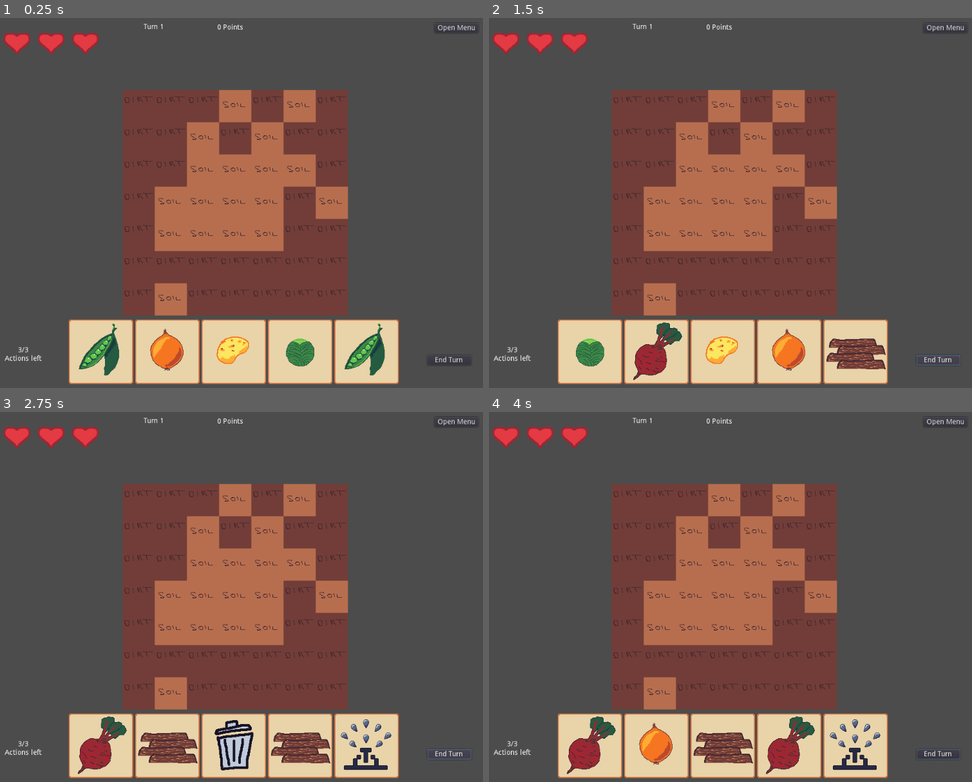
Above: before the commit, frames 1-4 (two rows, left to right).
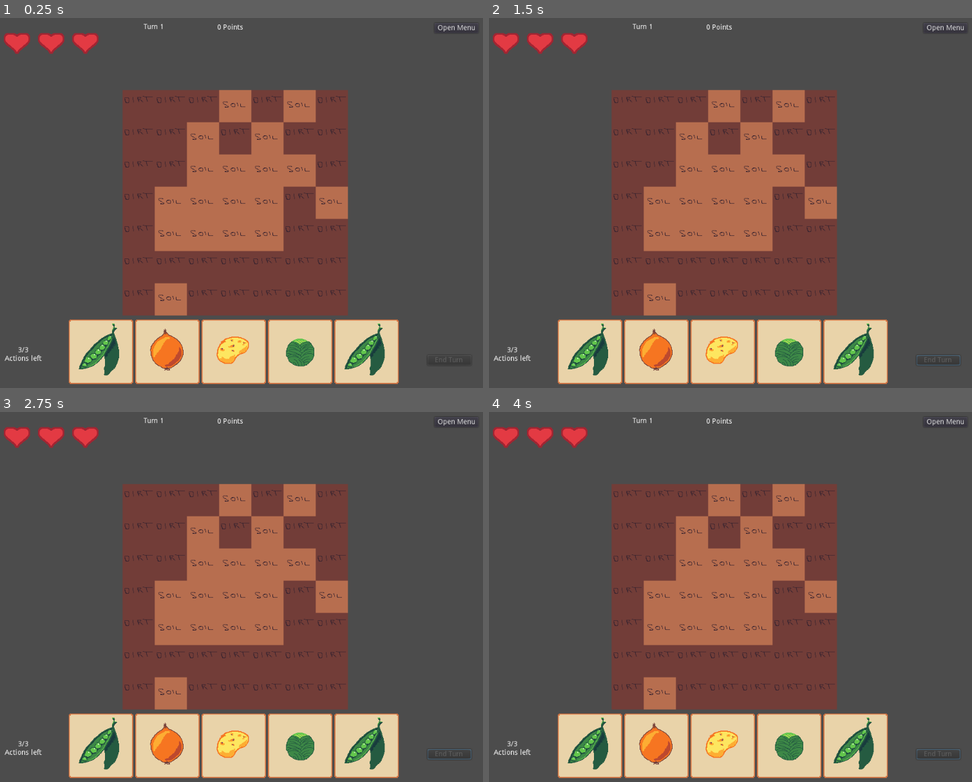
Above: after the commit, the same moments.

Repository: Rellikiox/Harvest-Season
Game: Godot game, scene res://Game.tscn
Two runs of this game, one before a commit and one after it. Both use one fixed random seed, a clock stepped at 60 frames per second and the inputs below.
Inputs (mouse positions are in pixels of both pictures, inside the frame that each line leads up to):
- Up to frame 1 (0.25 s): no input
- Up to frame 2 (1.5 s): click "Open Menu" at 0.5 s; click (938, 358) at 1.25 s, where only the run before the commit has a clickable "End Turn"
- Up to frame 3 (2.75 s): click (449, 752) at 2 s, where only the run before the commit has a clickable "End Turn"
- Up to frame 4 (4 s): click (938, 752) at 2.75 s, where only the run before the commit has a clickable "End Turn"; tap Enter at 3.5 s; move the mouse to (836, 578) at 3.52 s; press the mouse at (836, 578) at 3.53 s

The runs differ from the first frame. In frame 1, less than 0.1% of the frame differs, in the area x 90-96%, y 91-94%; in frame 2, 2.9%; in frame 3, 4.3%, in the area x 16-96%, y 82-98%; in frame 4, 3.4%.

Commit message:
Force 3 cards to be played
- The UI buttons are disabled unles you play three cards

Diff:
--- a/cards/TurnManager.gd
+++ b/cards/TurnManager.gd
@@ -34,6 +34,7 @@
 	actions_left -= 1
 	if actions_left == 0:
 		UI.disable_cards()
+		UI.enable_end_turn()
 	UI.set_actions(actions_left, ACTIONS_PER_TURN)
 
 
@@ -45,6 +46,7 @@
 func trigger_turn_start():
 	var new_cards = Deck.draw_cards(5)
 	UI.set_cards(new_cards)
+	UI.enable_end_turn(false)
 
 
 func _on_crop_death():
--- a/ui/Game_UI.gd
+++ b/ui/Game_UI.gd
@@ -64,6 +64,10 @@
 		heart.texture = HeartFull if idx + 1 <= n_lives else HeartEmpty
 
 
+func enable_end_turn(enabled=true):
+	$HUD/EndTurn.disabled = not enabled
+
+
 # Gameover
 
 func Gameover_init():
--- a/ui/Game_UI.tscn
+++ b/ui/Game_UI.tscn
@@ -60,7 +60,7 @@
 margin_bottom = 128.0
 card_type = 4
 
-[node name="Open Menu" type="Button" parent="HUD"]
+[node name="OpenMenu" type="Button" parent="HUD"]
 anchor_left = 1.0
 anchor_right = 1.0
 margin_left = -112.775
@@ -69,7 +69,7 @@
 margin_bottom = 38.6157
 text = "Open Menu"
 
-[node name="End Turn" type="Button" parent="HUD"]
+[node name="EndTurn" type="Button" parent="HUD"]
 anchor_left = 1.0
 anchor_top = 1.0
 anchor_right = 1.0
@@ -207,5 +207,5 @@
 __meta__ = {
 "_edit_use_anchors_": false
 }
-[connection signal="pressed" from="HUD/End Turn" to="." method="_on_End_Turn_pressed"]
+[connection signal="pressed" from="HUD/EndTurn" to="." method="_on_End_Turn_pressed"]
 [connection signal="pressed" from="Gameover/Restart" to="." method="_on_Restart_pressed"]
